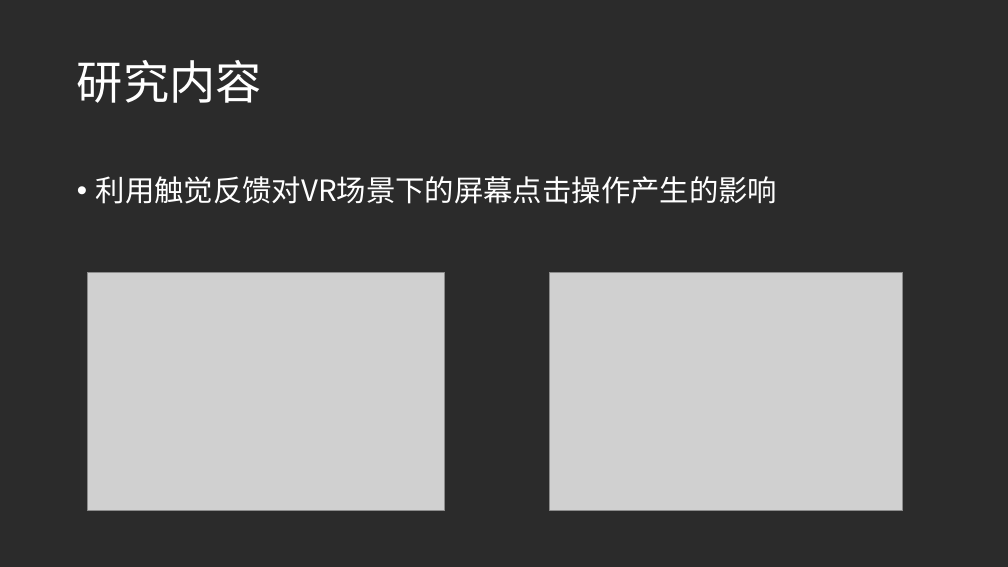
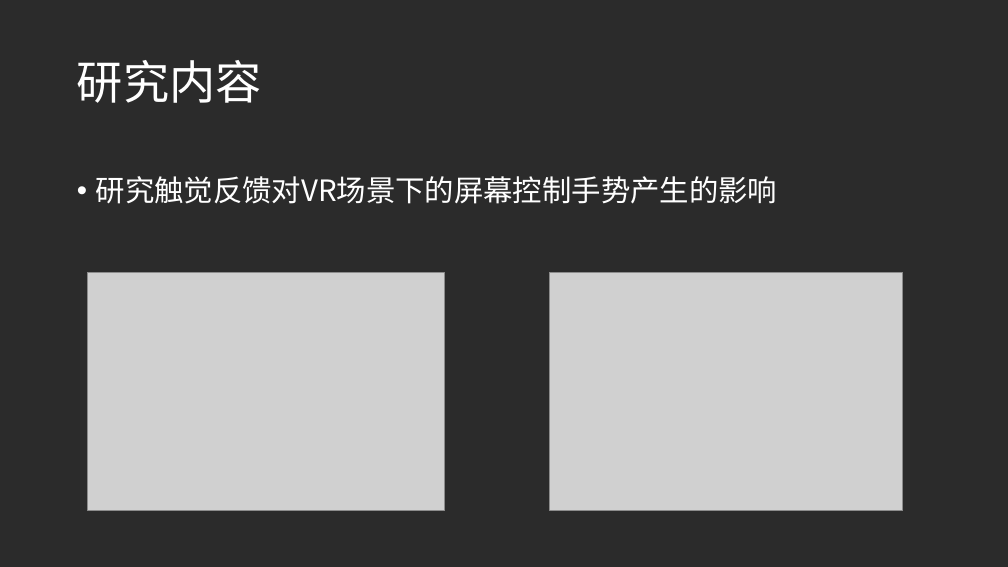
Before and after one commit to daaqing452/Haptic-Feedback-Surface-Interaction, a slide deck: slide 2 of 毕业设计中期答辩-鲁逸沁.pptx. Drawn at 1008x567 pixels with LibreOffice and Linux fonts; fonts in the diff are those of the drawing; grey boxes stand for pictures; background and template pictures are left out; a plain dark background stands for a picture behind light text. Boxes give left, top, right and bottom in pixels: in the first picture for what was removed or moved away, otherwise in the second. Text is boxed around its words. In the diff, an @@ line names an element or a change of style, - is before the commit and + after.

```diff
--- a/毕业设计中期答辩-鲁逸沁.pptx
+++ b/毕业设计中期答辩-鲁逸沁.pptx
@@ text at (96,176,777,204): text changed @@
-• 利用触觉反馈对VR场景下的屏幕点击操作产生的影响
+• 研究触觉反馈对VR场景下的屏幕控制手势产生的影响
```
Also in this commit, not shown: 1 other slide changed, 24 other files.
